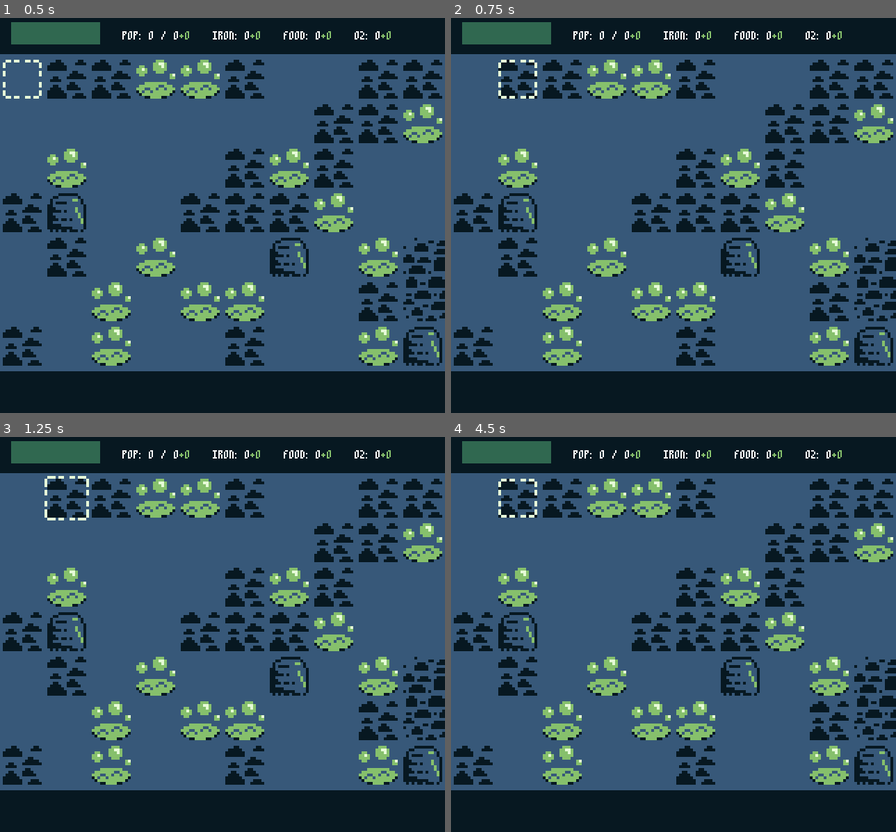
Above: before the commit, frames 1-4 (two rows, left to right).
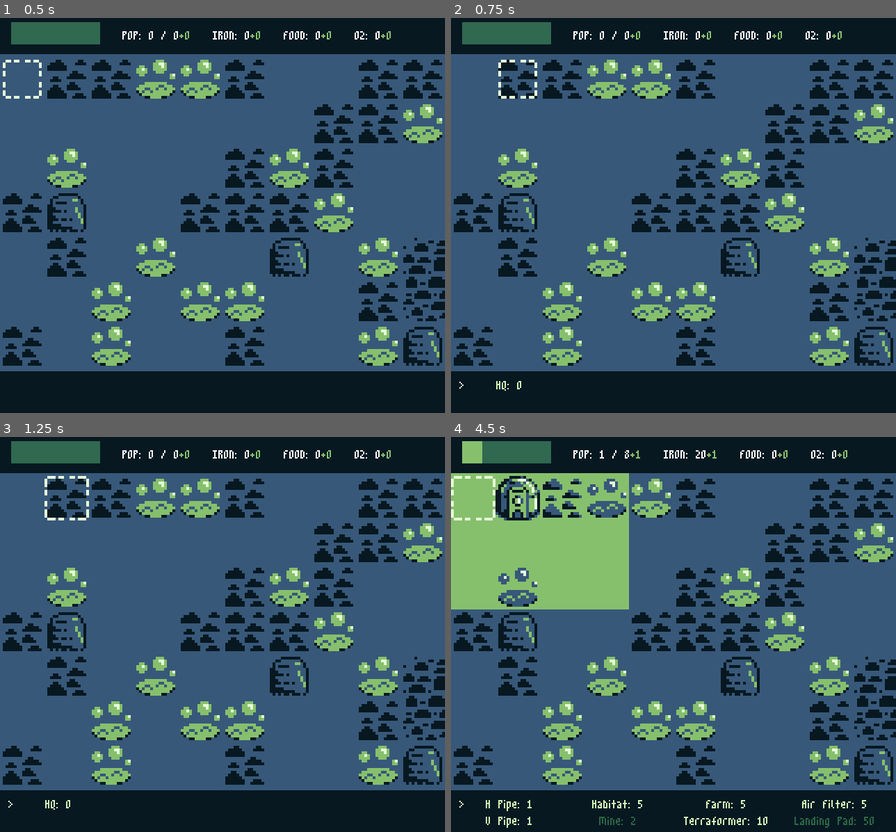
Above: after the commit, the same moments.

Repository: lrozanski/gb-jam-11_space
Game: Godot game, scene res://scenes/main.tscn
The game is run twice, just before and just after one commit, with the same random seed, the same clock (stepped at 60 frames per second) and the same inputs.
Inputs:
- Up to frame 1 (0.5 s): no input
- Up to frame 2 (0.75 s): hold D (Right) from 0.53 s (still down); tap Z (Confirm) at 0.6 s
- Up to frame 3 (1.25 s): keep holding D (Right)
- Up to frame 4 (4.5 s): tap Enter at 1.25 s; release D (Right) at 1.28 s; hold S (Down) 1.28-2.03 s; tap C (Start) at 1.35, 2.85, 3.5, 4.35 s; hold D (Right) 2.03-2.78 s; tap Z (Confirm) at 2.1, 3.6 s; hold W (Up) 2.78-3.53 s; hold A (Left) from 3.53 s (still down)

Frame 1 is identical in both runs. In frame 2, less than 0.1% of the frame differs, in the area x 1-16%, y 91-95%; in frame 3, less than 0.1%; in frame 4, 14%, in the area x 0-95%, y 1-99%.
Error before the commit: Invalid cast: could not convert value to 'bool'. (res://ui/Cursor.gd:58)

Commit message:
Added air filter animation

Diff:
--- a/buildings/air_filter.tscn
+++ b/buildings/air_filter.tscn
@@ -1,13 +1,36 @@
-[gd_scene load_steps=5 format=3 uid="uid://coo1d8wcbl5yk"]
+[gd_scene load_steps=9 format=3 uid="uid://coo1d8wcbl5yk"]
 
 [ext_resource type="Script" path="res://buildings/Farm.gd" id="1_g2wqu"]
 [ext_resource type="Texture2D" uid="uid://3kdmawlblux7" path="res://ui/icons/air_filter.tres" id="2_ewd8v"]
 [ext_resource type="PackedScene" uid="uid://o4w4y26br1nd" path="res://ui/disabled_overlay.tscn" id="3_2e6a8"]
+[ext_resource type="Texture2D" uid="uid://bpjt12e6kkfrc" path="res://map/tileset.png" id="4_80ods"]
 
 [sub_resource type="RectangleShape2D" id="RectangleShape2D_ulwdm"]
 size = Vector2(64, 64)
 
-[node name="Air Filter" type="StaticBody2D" groups=["buildings"]]
+[sub_resource type="AtlasTexture" id="AtlasTexture_rpq72"]
+atlas = ExtResource("4_80ods")
+region = Rect2(0, 112, 16, 16)
+
+[sub_resource type="AtlasTexture" id="AtlasTexture_xpe2g"]
+atlas = ExtResource("4_80ods")
+region = Rect2(16, 112, 16, 16)
+
+[sub_resource type="SpriteFrames" id="SpriteFrames_2t8wx"]
+animations = [{
+"frames": [{
+"duration": 1.0,
+"texture": SubResource("AtlasTexture_rpq72")
+}, {
+"duration": 1.0,
+"texture": SubResource("AtlasTexture_xpe2g")
+}],
+"loop": true,
+"name": &"default",
+"speed": 2.0
+}]
+
+[node name="Air Filter" type="StaticBody2D" groups=["animated", "buildings"]]
 collision_layer = 2
 collision_mask = 0
 script = ExtResource("1_g2wqu")
@@ -18,8 +41,15 @@
 shape = SubResource("RectangleShape2D_ulwdm")
 
 [node name="Sprite2D" type="Sprite2D" parent="."]
+visible = false
 scale = Vector2(4, 4)
 texture = ExtResource("2_ewd8v")
 centered = false
 
+[node name="AnimatedSprite2D" type="AnimatedSprite2D" parent="."]
+scale = Vector2(4, 4)
+sprite_frames = SubResource("SpriteFrames_2t8wx")
+autoplay = "default"
+centered = false
+
 [node name="DisabledOverlay" parent="." instance=ExtResource("3_2e6a8")]
--- a/map/tile_set.tres
+++ b/map/tile_set.tres
@@ -84,5 +84,7 @@
 [resource]
 custom_data_layer_0/name = "is_terraformed"
 custom_data_layer_0/type = 1
+custom_data_layer_1/name = "is_ore_patch"
+custom_data_layer_1/type = 1
 sources/0 = SubResource("TileSetAtlasSource_1aydd")
 pattern_0 = SubResource("TileMapPattern_byvif")
--- a/ui/BuildingPanel.gd
+++ b/ui/BuildingPanel.gd
@@ -7,6 +7,7 @@
 signal cannot_build
 
 @onready var indicator: Label = $"HQ/Indicator"
+@onready var mine_label: BuildingLabel = $"Mine"
 
 @export var enabled_color: Color
 @export var disabled_color: Color
@@ -15,6 +16,7 @@
 var building_index: int = 0
 var max_index: int = -1
 var building_name: String = ""
+
 
 func _ready():
 	buildings = get_children().filter(func(child): return child.visible)
@@ -69,3 +71,7 @@
 	max_index = buildings.size()
 	building_index = 0
 	_update_building_name()
+
+
+func toggle_mine_item(disabled: bool):
+	mine_label.disabled = disabled
--- a/ui/UI_Manager.gd
+++ b/ui/UI_Manager.gd
@@ -4,7 +4,6 @@
 static var CURSOR_MOVEABLE = true
 static var BUILDING_PANEL_OPEN = false
 static var REMOVE_BUILDING_PANEL_OPEN = false
-static var MINE_BUILDABLE = false
 
 @onready var cursor: Cursor = $"%Cursor"
 @onready var building_panel: BuildingPanel = $"%StatusBar/%BuildingPanel"
@@ -15,18 +14,18 @@
 	BUILDING_PANEL_OPEN = true
 	REMOVE_BUILDING_PANEL_OPEN = false
 	CURSOR_MOVEABLE = false
-	MINE_BUILDABLE = is_ore_patch
 
 	building_panel.visible = true
 	building_panel.process_mode = Node.PROCESS_MODE_INHERIT
+	building_panel.toggle_mine_item(!is_ore_patch)
 
 
 func _on_building_panel_close(_building_name: String = ""):
 	BUILDING_PANEL_OPEN = false
 	REMOVE_BUILDING_PANEL_OPEN = false
 	CURSOR_MOVEABLE = true
-	MINE_BUILDABLE = false
 
+	building_panel.toggle_mine_item(false)
 	building_panel.visible = false
 	building_panel.process_mode = Node.PROCESS_MODE_DISABLED
 
--- a/ui/building_labels/building_label.gd
+++ b/ui/building_labels/building_label.gd
@@ -1,7 +1,13 @@
 extends Label
 class_name BuildingLabel
 
-@export var disabled: bool = false
+@export var disabled: bool = false:
+	set(value):
+		disabled = value
+		self_modulate = disabled_color if disabled else enabled_color
+	get:
+		return disabled
+
 @export var enabled_color: Color
 @export var disabled_color: Color
 
@@ -19,8 +25,3 @@
 	text = "%s: %s" % [self.name as String, cost]
 
 	disabled = resource_manager.IRON < cost
-
-	if disabled:
-		self_modulate = disabled_color
-	else:
-		self_modulate = enabled_color
Binary file changed: map/tileset.png
